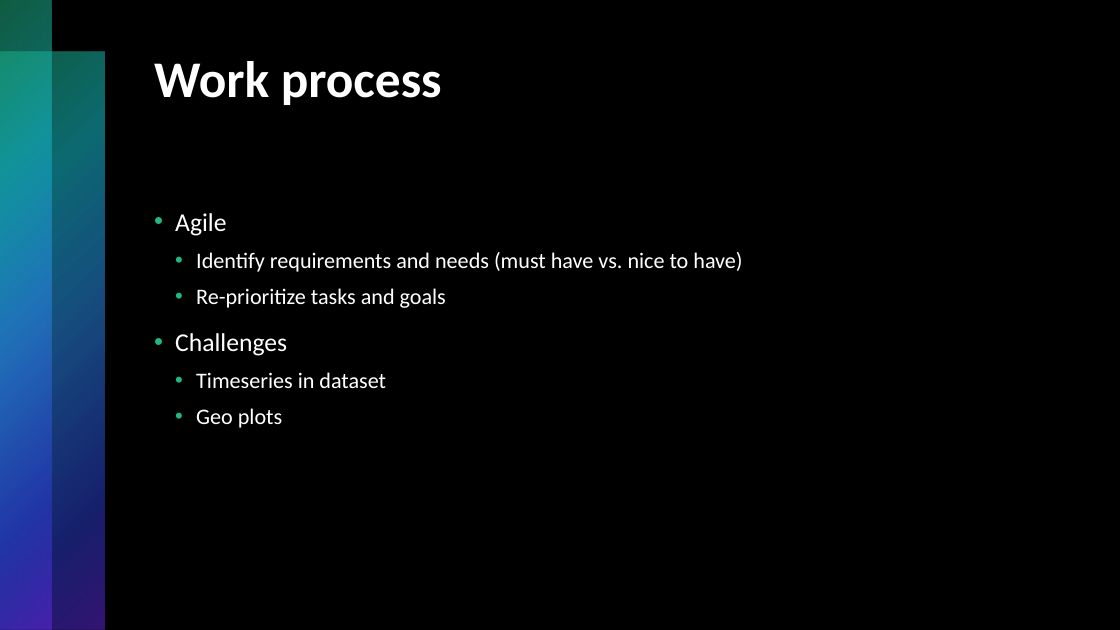
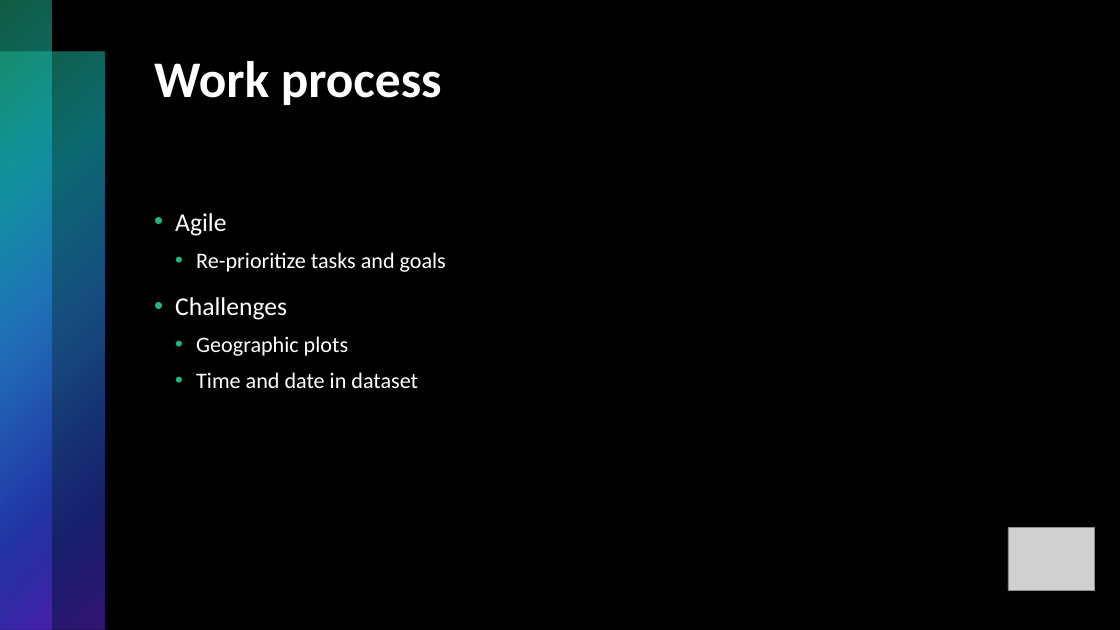
Before and after one commit to stefanlilja/pink_elephants, a slide deck: slide 5 of pitch.pptx. Drawn at 1120x630 pixels with LibreOffice and Linux fonts; fonts in the diff are those of the drawing; grey boxes stand for pictures. Boxes give left, top, right and bottom in pixels: in the first picture for what was removed or moved away, otherwise in the second. Text is boxed around its words. In the diff, an @@ line names an element or a change of style, - is before the commit and + after.

Commit message:
modify pitch presentation

```diff
--- a/pitch.pptx
+++ b/pitch.pptx
@@ text at box(196, 252, 742, 272): paragraph removed @@
-  • Identify requirements and needs (must have vs. nice to have)
@@ text at box(196, 336, 418, 388): text changed @@
-  • Timeseries in dataset
-  • Geo plots
+  • Geographic plots
+  • Time and date in dataset
@@ picture added at box(1008, 528, 1095, 591) @@
```
Also in this commit, not shown: 5 other slides changed.
